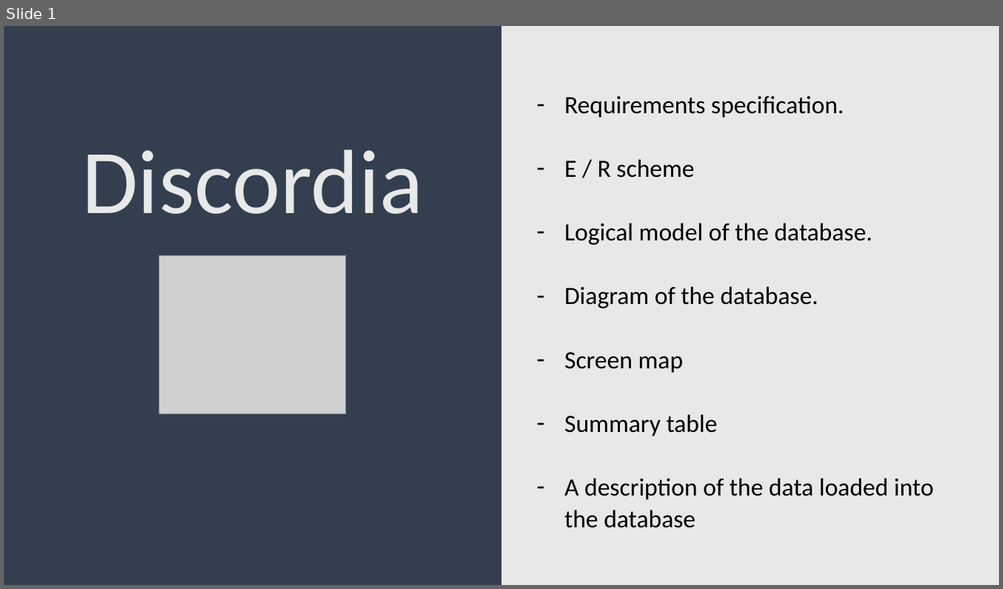
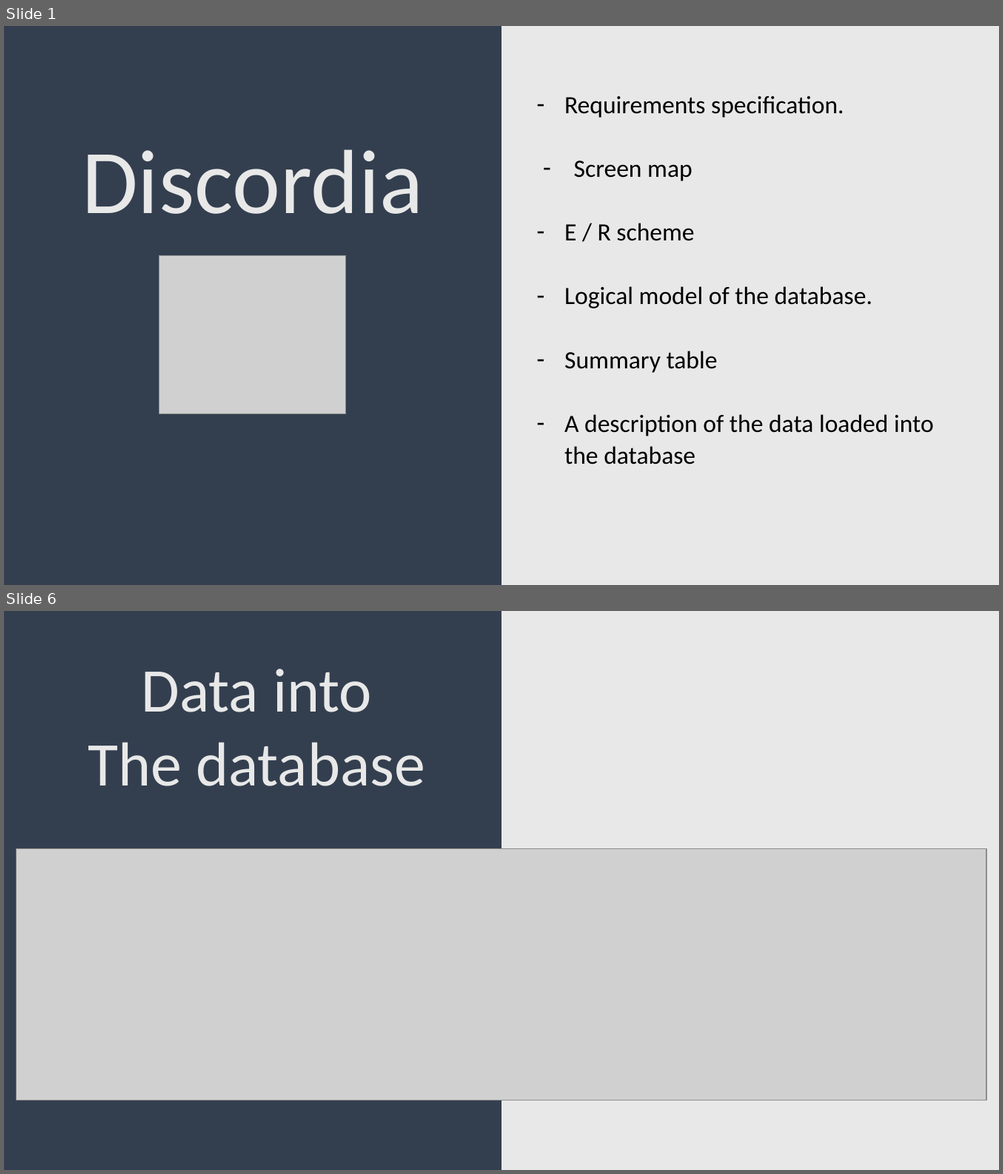
Before and after one commit to DaniGFClase/Operacion-Discordia, a slide deck: documentation/Exposition.pptx. Shown one above the other, each under a label of ours: slide 1 before the commit, slides 1 and 6 after it; the slides between them are not shown. The pictures are 1003x589 and 1003x1174 pixels, drawn with LibreOffice and Linux fonts; fonts in the diff are those of the drawing; grey boxes stand for pictures. Boxes give left, top, right and bottom in pixels: in the first picture for what was removed or moved away, otherwise in the second. Text is boxed around its words. In the diff, an @@ line names an element or a change of style, - is before the commit and + after.

```diff
--- a/documentation/Exposition.pptx
+++ b/documentation/Exposition.pptx
@@ slide 6 added at (4, 611, 999, 1170), background gradient #333F50 to #E8E8E8 @@
@@ text added at (88, 669, 425, 786), 60 pt, text #E8E8E8 @@
+Data into
+The database
@@ picture added at (17, 849, 987, 1101) @@
@@ slide 1 changed as well @@
@@ text at (564, 96, 933, 465): indent changed; less space between paragraphs @@
@@ text at (574, 161, 692, 181): paragraph added @@
+– Screen map
@@ text at (564, 286, 818, 373): paragraphs removed @@
-– Diagram of the database.
-– Screen map
```
Also in this commit, not shown: 9 other slides added, 8 slides removed, 4 other files.
